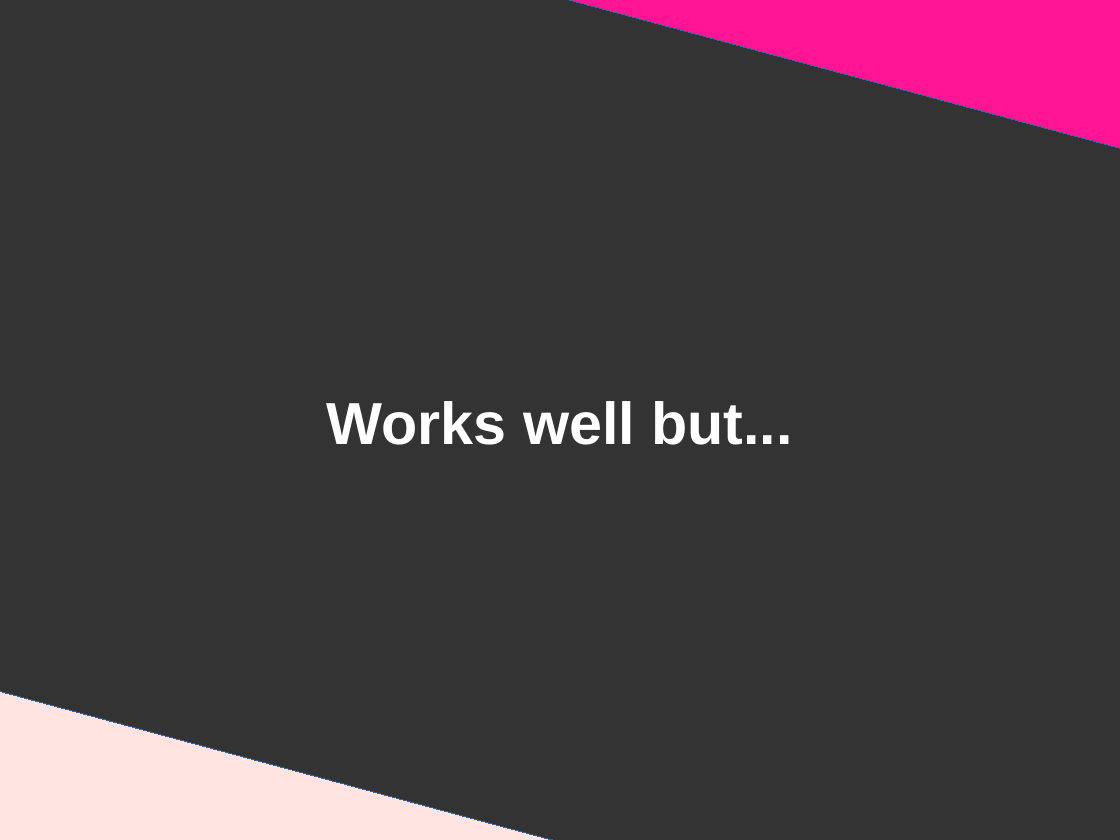
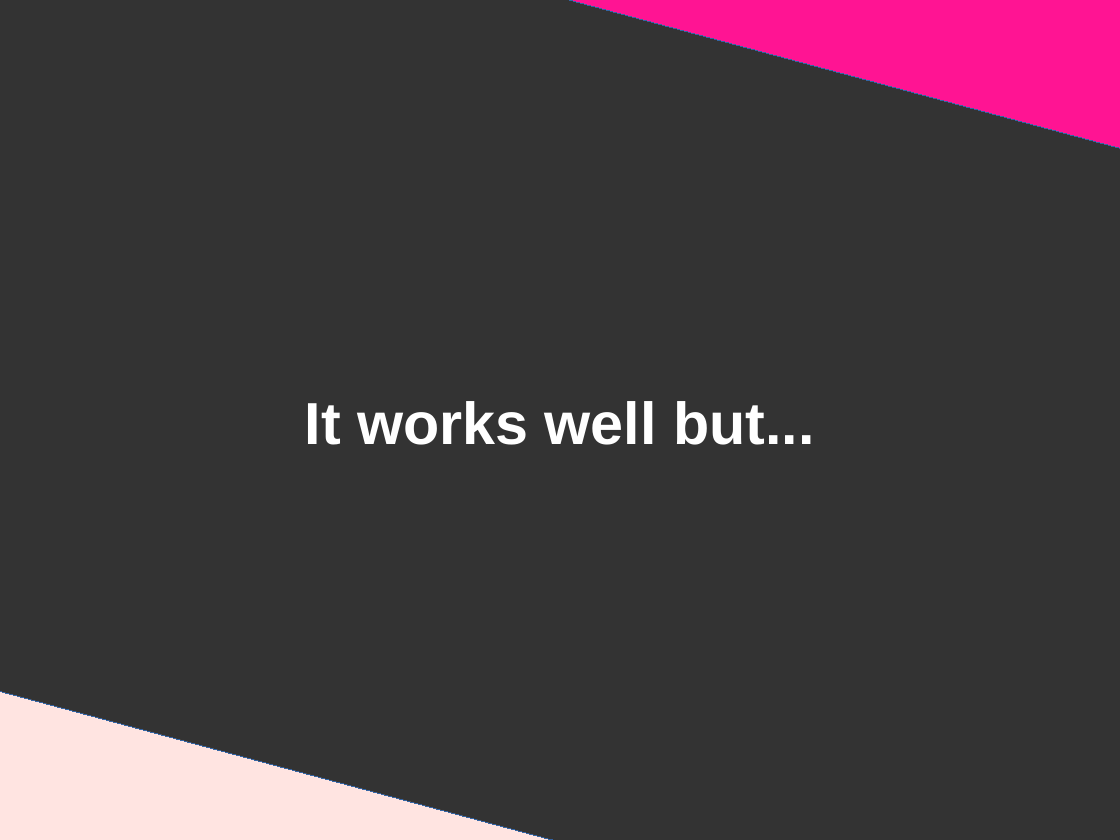
Before and after one commit to DanYellow/presentations, a slide deck: slide 7 of graphql/presentation.odp. Drawn at 1120x840 pixels with LibreOffice and Linux fonts; fonts in the diff are those of the drawing. Boxes give left, top, right and bottom in pixels: in the first picture for what was removed or moved away, otherwise in the second. Text is boxed around its words. In the diff, an @@ line names an element or a change of style, - is before the commit and + after.

```diff
--- a/graphql/presentation.odp
+++ b/graphql/presentation.odp
@@ title at <box>305,401,814,445</box>: text changed @@
-Works well but...
+It works well but...
```
Also in this commit, not shown: 6 other slides changed, 2 slides added, 5 other files.
